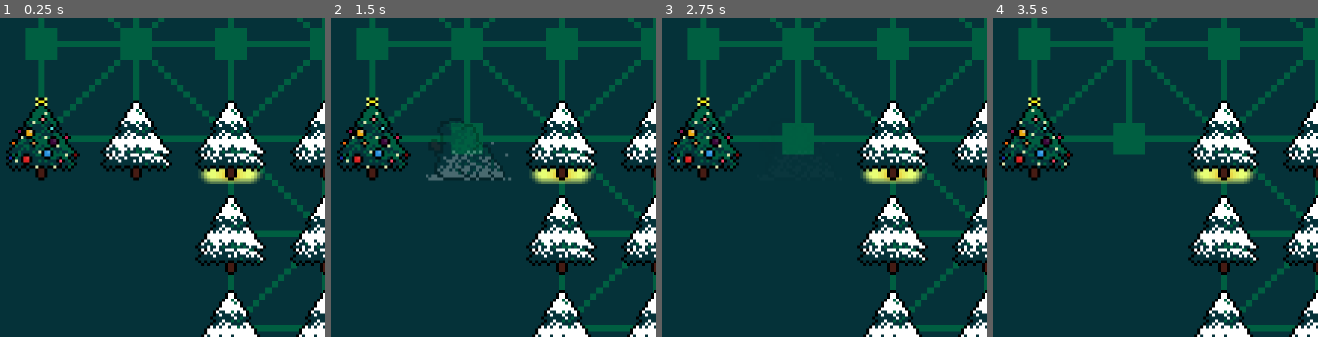
Above: before the commit, frames 1-4 (left to right).
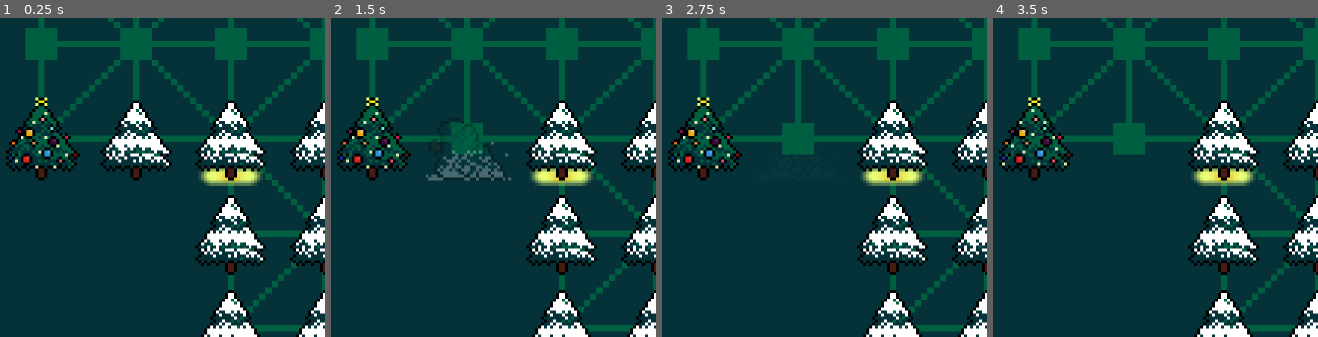
Above: after the commit, the same moments.

Repository: AndreiDuma/nature-vs-xmas-capitalism
Game: Godot game, scene res://scenes/main.tscn
The game is run twice, just before and just after one commit, with the same random seed, the same clock (stepped at 60 frames per second) and the same inputs.
Inputs:
- Up to frame 1 (0.25 s): no input
- Up to frame 2 (1.5 s): no input
- Up to frame 3 (2.75 s): no input
- Up to frame 4 (3.5 s): no input
The pictures show only the part of the screen within x 0-50%, y 44-94%; the shares and areas given below are measured in that part.

The runs differ from the first frame. In frame 1, 0.5% of the frame differs, in the area x 61-81%, y 47-53%; in frame 2, 0.5%; in frame 3, 0.5%; in frame 4, 0.5%.

Commit message:
Fix halo

Diff:
--- a/scenes/halo.tscn
+++ b/scenes/halo.tscn
@@ -13,6 +13,6 @@
 "speed": 5.0
 }]
 
-[node name="SelectionHalo" type="AnimatedSprite2D"]
+[node name="Sprite" type="AnimatedSprite2D"]
 scale = Vector2(3, 3)
 sprite_frames = SubResource("SpriteFrames_btrnl")
--- a/scenes/santa.tscn
+++ b/scenes/santa.tscn
@@ -64,8 +64,6 @@
 script = ExtResource("2_713ki")
 
 [node name="Halo" parent="." instance=ExtResource("4_q7ilk")]
-visible = false
-position = Vector2(0, -1.9999999)
 scale = Vector2(2.9999998, 2.9999995)
 
 [node name="Sprite" type="AnimatedSprite2D" parent="."]
--- a/scenes/tree.tscn
+++ b/scenes/tree.tscn
@@ -80,8 +80,6 @@
 script = ExtResource("1_viusy")
 
 [node name="Halo" parent="." instance=ExtResource("1_vplca")]
-visible = false
-position = Vector2(0, -2)
 
 [node name="Sprite" type="AnimatedSprite2D" parent="."]
 scale = Vector2(3, 3)
